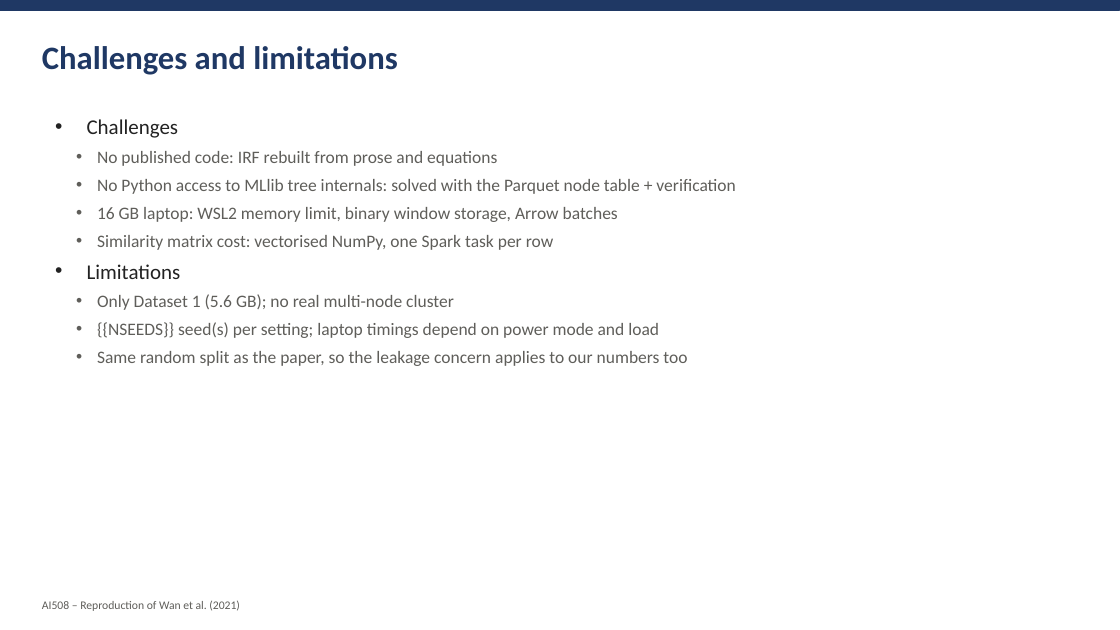
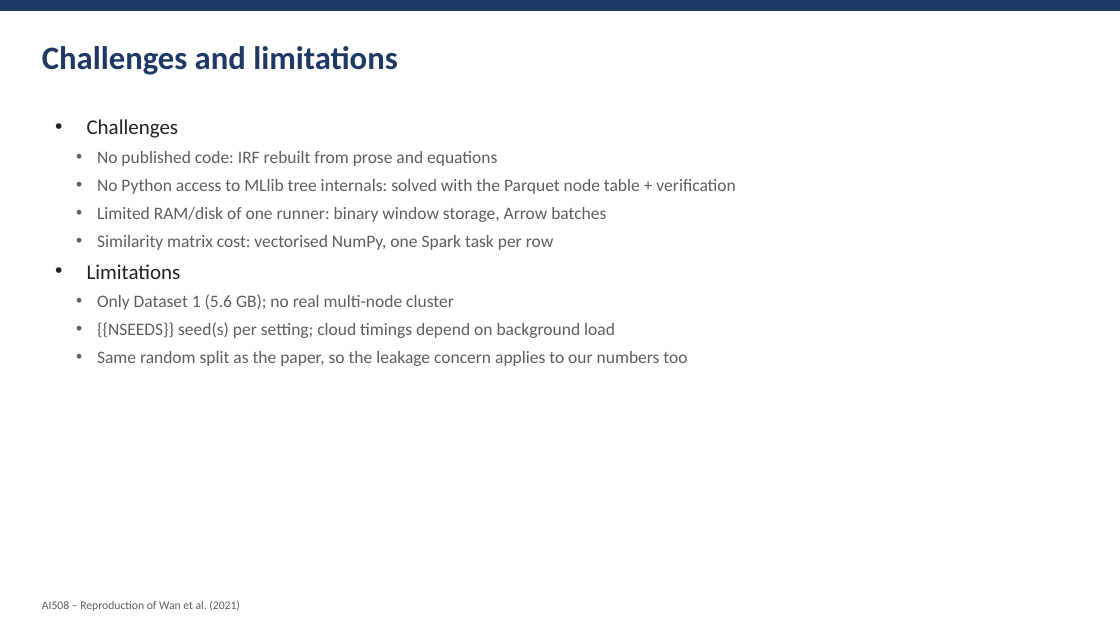
Before and after one commit to amnaaljasmi701/ai508-bearing-irf-reproduction, a slide deck: slide 12 of report/presentation_template.pptx. Drawn at 1120x630 pixels with LibreOffice and Linux fonts; fonts in the diff are those of the drawing. Boxes give left, top, right and bottom in pixels: in the first picture for what was removed or moved away, otherwise in the second. Text is boxed around its words. In the diff, an @@ line names an element or a change of style, - is before the commit and + after.

Commit message:
Add supplementary time-blocked split check (E1b); update report templates for the 4-core runner [run extra]

```diff
--- a/report/presentation_template.pptx
+++ b/report/presentation_template.pptx
@@ text at <box>97,207,606,222</box>: text changed @@
-  • 16 GB laptop: WSL2 memory limit, binary window storage, Arrow batches
+  • Limited RAM/disk of one runner: binary window storage, Arrow batches
@@ text at <box>97,322,615,338</box>: text changed @@
-  • {{NSEEDS}} seed(s) per setting; laptop timings depend on power mode and load
+  • {{NSEEDS}} seed(s) per setting; cloud timings depend on background load
```
Also in this commit, not shown: 2 other slides changed, 9 other files.
